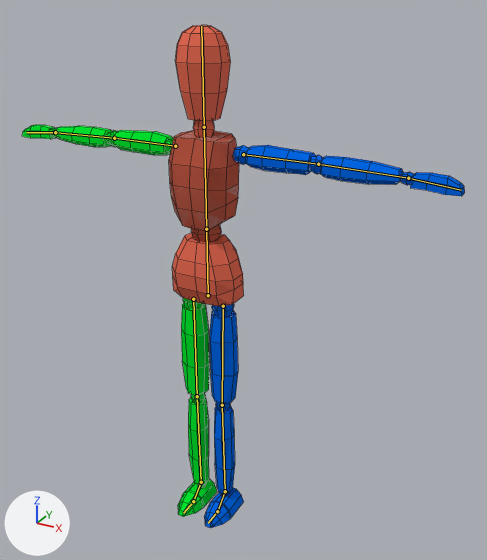
What one commit did to the Blender file ragdoll/ragdoll.blend.
One viewpoint serves both versions: a 50 mm camera at (1.143, -1.822, 1.916) aimed at (0.103, 0.068, 0.971). Arrows for +X, +Y and +Z are at lower left; the lights stay in place. The bones that bend it are drawn over the model as lines. Mesh edges are drawn as thin lines.
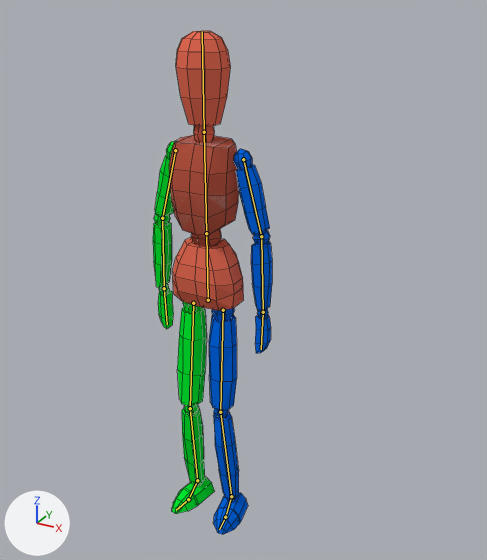
The newer file adds an action. The first version stands in its rest pose; the second is drawn at frame 50 of the action 'Idle'.

Where the change shows, as pixel boxes (x1, y1, x2, y2) in the pictures (487 x 560 px):
'Cube', posed (73% narrower)
    before: (22, 25, 465, 528)
    after: (153, 31, 272, 534)
bone 'Hip', root to tip
    before: (208, 295) to (206, 229)
    after: (208, 300) to (206, 233)
bone 'Upper Arm.L', root to tip
    before: (243, 154) to (318, 164)
    after: (243, 159) to (261, 236)
bone 'Lower Arm.L', root to tip
    before: (318, 164) to (408, 178)
    after: (261, 236) to (263, 312)
bone 'Upper Arm.R', root to tip
    before: (175, 146) to (114, 138)
    after: (175, 150) to (162, 218)
bone 'Lower Arm.R', root to tip
    before: (114, 138) to (55, 132)
    after: (162, 218) to (164, 288)
bone 'Foot.L', root to tip
    before: (225, 491) to (217, 511)
    after: (231, 496) to (225, 517)
bone 'Foot.R', root to tip
    before: (201, 482) to (193, 501)
    after: (197, 480) to (188, 499)

The change in detail:
Bone 'Hip' (bone_hip) moves from (0.0, 0.0, 0.0) to (0.0, -0.016, 0.0).
Bone 'Upper Arm.L' (bone_upper_arm_l) turns from (0, 0, 0) to (0, 0, -75) degrees about its own x, y and z.
Bone 'Lower Arm.L' (bone_lower_arm_l) turns from (0, 0, 0) to (0, 0, -12) degrees about its own x, y and z.
Bone 'Upper Arm.R' (bone_upper_arm_r) turns from (0, 0, 0) to (0, 0, 75) degrees about its own x, y and z.
Bone 'Lower Arm.R' (bone_lower_arm_r) turns from (0, 0, 0) to (0, 0, 12) degrees about its own x, y and z.
Bone 'Foot.L' (bone_foot_l) turns from (0, 0, 0) to (1, -11, 5) degrees about its own x, y and z.
Bone 'Foot.R' (bone_foot_r) turns from (0, 0, 0) to (-2, 10, -5) degrees about its own x, y and z.
Bone 'Leg IK.L' (bone_leg_ik_l) moves from (0.0, 0.0, 0.0) to (-0.03, 0.001, 0.013).
Bone 'Leg IK.R' (bone_leg_ik_r) moves from (0.0, 0.0, 0.0) to (0.018, 0.0, 0.0).
